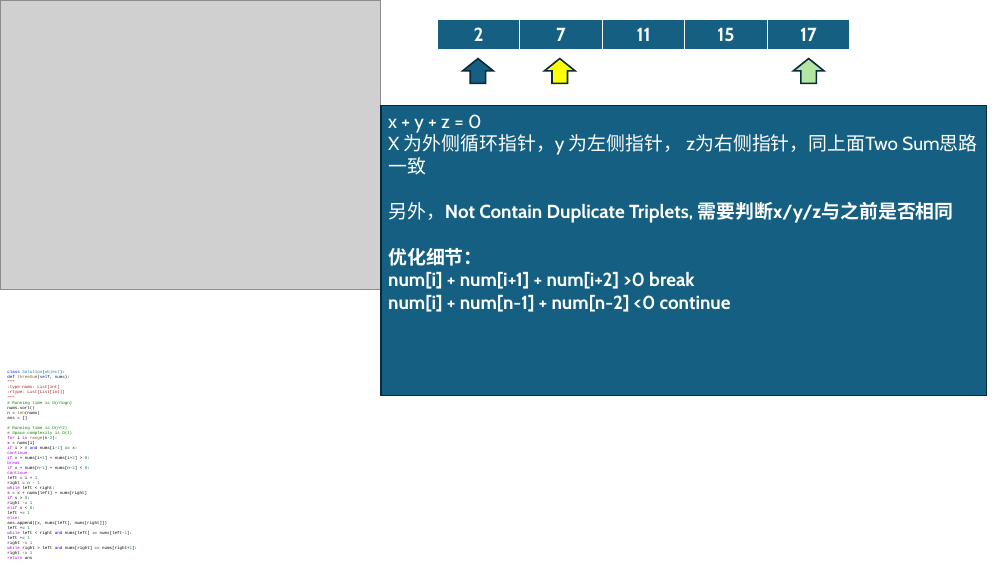
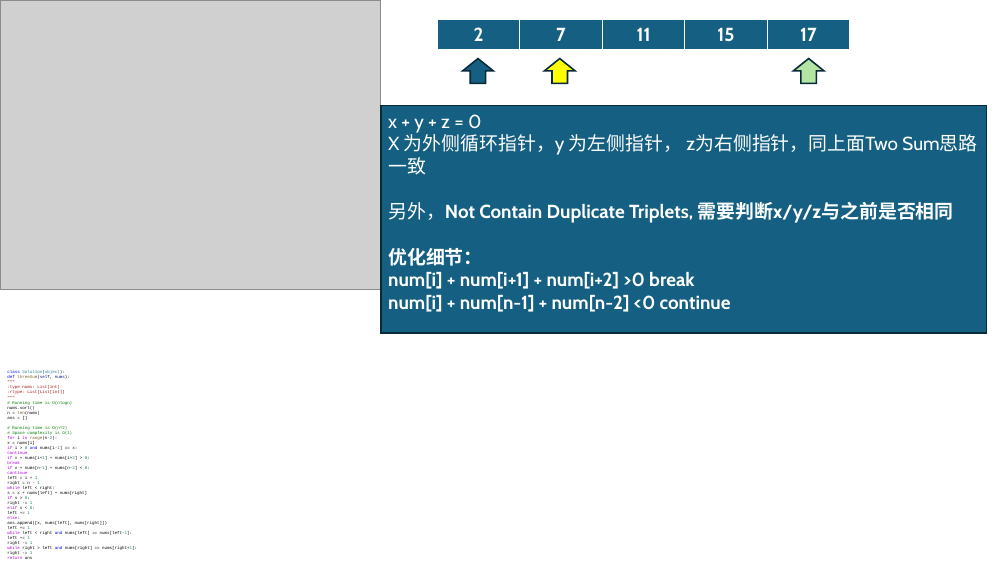
Before and after one commit to OnetoTommy/Program-Structure-Algorithms-, a slide deck: slide 2 of Leetcode/SB_Week01.pptx. Drawn at 1008x567 pixels with LibreOffice and Linux fonts; fonts in the diff are those of the drawing; grey boxes stand for pictures. Boxes give left, top, right and bottom in pixels: in the first picture for what was removed or moved away, otherwise in the second. Text is boxed around its words. In the diff, an @@ line names an element or a change of style, - is before the commit and + after.

```diff
--- a/Leetcode/SB_Week01.pptx
+++ b/Leetcode/SB_Week01.pptx
@@ rectangle "x + y + z ...": place and size @@
-rectangle "x + y + z ..." at [381,106,987,395]
+rectangle "x + y + z ..." at [381,106,987,333]
```
Also in this commit, not shown: 3 slides added, 2 other files.
